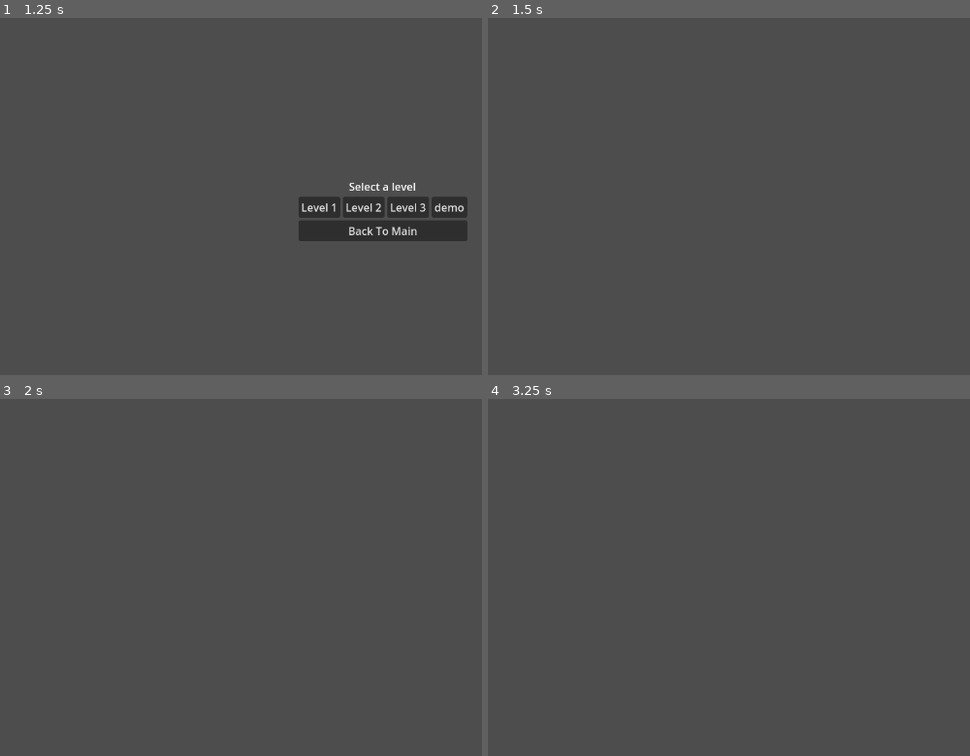
Above: before the commit, frames 1-4 (two rows, left to right).
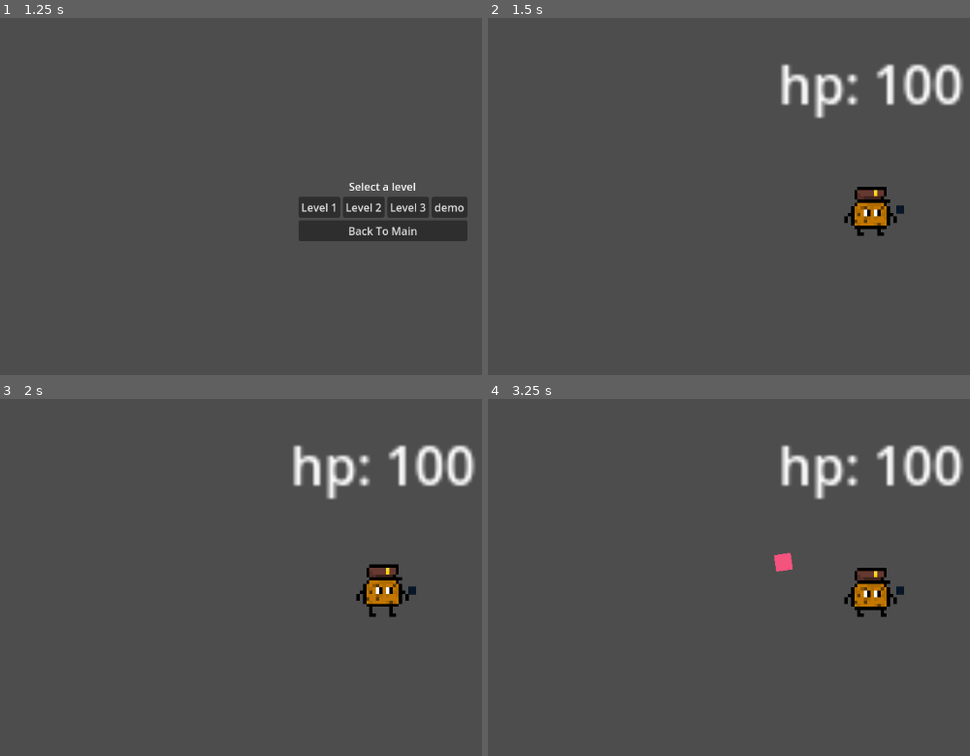
Above: after the commit, the same moments.

Repository: cyris115/Cookie-Kingdom
Game: Godot game, scene res://Scenes/UI/start_menu.tscn
Two runs of this game, one before a commit and one after it. Both use one fixed random seed, a clock stepped at 60 frames per second and the inputs below.
Inputs (mouse positions are in pixels of both pictures, inside the frame that each line leads up to):
- Up to frame 1 (1.25 s): click "Play Game" at 0.5 s
- Up to frame 2 (1.5 s): click "Level 2" at 1.25 s
- Up to frame 3 (2 s): no input
- Up to frame 4 (3.25 s): move the mouse to (outside the picture) at 2.02 s; hold D (right) 2.03-2.78 s; hold Shift (run) 2.03-2.78 s; move the mouse to (714, 613) at 2.77 s; hold S (down) from 2.78 s (still down); click (714, 613) at 2.85 s

Frame 1 is identical in both runs. In frame 2, 3.3% of the frame differs, in the area x 60-99%, y 12-62%; in frame 3, 3.4%; in frame 4, 3.5%, in the area x 59-99%, y 12-62%.

Commit message:
created level 2

Diff:
--- /dev/null
+++ b/Scenes/AssetScenes/game_manager.tscn
@@ -0,0 +1,6 @@
+[gd_scene load_steps=2 format=3 uid="uid://bu7ihgo18wf34"]
+
+[ext_resource type="Script" uid="uid://ch6as7d1ar1uc" path="res://Scripts/game_manager.gd" id="1_t4lmn"]
+
+[node name="GameManager" type="Node2D"]
+script = ExtResource("1_t4lmn")
--- a/Scenes/StoryLevels/level_1.tscn
+++ b/Scenes/StoryLevels/level_1.tscn
@@ -2,8 +2,8 @@
 
 [ext_resource type="PackedScene" uid="uid://ekqwt5fvn4wb" path="res://Scenes/UI/pause_menu.tscn" id="1_18hsn"]
 [ext_resource type="PackedScene" uid="uid://beatnjh15vfqp" path="res://Scenes/AssetScenes/Player.tscn" id="2_xvake"]
-[ext_resource type="Script" uid="uid://ch6as7d1ar1uc" path="res://Scenes/StoryLevels/game_manager.gd" id="3_lpic4"]
 [ext_resource type="PackedScene" uid="uid://cfh5cumsbc4np" path="res://Scenes/AssetScenes/BadguySpawner.tscn" id="4_hmqbi"]
+[ext_resource type="PackedScene" uid="uid://bu7ihgo18wf34" path="res://Scenes/AssetScenes/game_manager.tscn" id="4_mqumy"]
 
 [node name="level_1" type="Node2D"]
 
@@ -19,9 +19,6 @@
 
 [node name="CharacterBody2D" parent="." instance=ExtResource("2_xvake")]
 
-[node name="GameManager" type="Node2D" parent="."]
-script = ExtResource("3_lpic4")
-
 [node name="BadguySpawner" parent="." instance=ExtResource("4_hmqbi")]
 position = Vector2(-354, -190)
 
@@ -34,11 +31,13 @@
 [node name="BadguySpawner4" parent="." instance=ExtResource("4_hmqbi")]
 position = Vector2(469, -191)
 
+[node name="GameManager" parent="." instance=ExtResource("4_mqumy")]
+
+[connection signal="on_death" from="BadguySpawner" to="GameManager" method="_on_badguy_spawner_on_death"]
+[connection signal="on_death" from="BadguySpawner2" to="GameManager" method="_on_badguy_spawner_on_death"]
+[connection signal="on_death" from="BadguySpawner3" to="GameManager" method="_on_badguy_spawner_on_death"]
+[connection signal="on_death" from="BadguySpawner4" to="GameManager" method="_on_badguy_spawner_on_death"]
 [connection signal="wave_increase" from="GameManager" to="BadguySpawner" method="_on_game_manager_wave_increase"]
 [connection signal="wave_increase" from="GameManager" to="BadguySpawner2" method="_on_game_manager_wave_increase"]
 [connection signal="wave_increase" from="GameManager" to="BadguySpawner3" method="_on_game_manager_wave_increase"]
 [connection signal="wave_increase" from="GameManager" to="BadguySpawner4" method="_on_game_manager_wave_increase"]
-[connection signal="on_death" from="BadguySpawner" to="GameManager" method="_on_badguy_spawner_on_death"]
-[connection signal="on_death" from="BadguySpawner2" to="GameManager" method="_on_badguy_spawner_on_death"]
-[connection signal="on_death" from="BadguySpawner3" to="GameManager" method="_on_badguy_spawner_on_death"]
-[connection signal="on_death" from="BadguySpawner4" to="GameManager" method="_on_badguy_spawner_on_death"]
--- a/Scenes/StoryLevels/level_2.tscn
+++ b/Scenes/StoryLevels/level_2.tscn
@@ -1,6 +1,9 @@
-[gd_scene load_steps=2 format=3 uid="uid://c057004t8msup"]
+[gd_scene load_steps=5 format=3 uid="uid://c057004t8msup"]
 
 [ext_resource type="PackedScene" uid="uid://ekqwt5fvn4wb" path="res://Scenes/UI/pause_menu.tscn" id="1_odbmj"]
+[ext_resource type="PackedScene" uid="uid://beatnjh15vfqp" path="res://Scenes/AssetScenes/Player.tscn" id="2_5bw68"]
+[ext_resource type="PackedScene" uid="uid://cfh5cumsbc4np" path="res://Scenes/AssetScenes/BadguySpawner.tscn" id="3_e6fi3"]
+[ext_resource type="PackedScene" uid="uid://bu7ihgo18wf34" path="res://Scenes/AssetScenes/game_manager.tscn" id="3_sswqb"]
 
 [node name="level_2" type="Node2D"]
 
@@ -13,3 +16,38 @@
 anchor_top = 0.5
 anchor_right = 0.5
 anchor_bottom = 0.5
+
+[node name="CharacterBody2D" parent="." instance=ExtResource("2_5bw68")]
+
+[node name="GameManager" parent="." instance=ExtResource("3_sswqb")]
+
+[node name="BadguySpawner" parent="." instance=ExtResource("3_e6fi3")]
+position = Vector2(1016, 546)
+
+[node name="BadguySpawner2" parent="." instance=ExtResource("3_e6fi3")]
+position = Vector2(-676, -694)
+
+[node name="BadguySpawner3" parent="." instance=ExtResource("3_e6fi3")]
+position = Vector2(-622, -92)
+
+[node name="BadguySpawner4" parent="." instance=ExtResource("3_e6fi3")]
+position = Vector2(-575, 546)
+
+[node name="BadguySpawner5" parent="." instance=ExtResource("3_e6fi3")]
+position = Vector2(1079, -116)
+
+[node name="BadguySpawner6" parent="." instance=ExtResource("3_e6fi3")]
+position = Vector2(1051, -609)
+
+[connection signal="wave_increase" from="GameManager" to="BadguySpawner" method="_on_game_manager_wave_increase"]
+[connection signal="wave_increase" from="GameManager" to="BadguySpawner2" method="_on_game_manager_wave_increase"]
+[connection signal="wave_increase" from="GameManager" to="BadguySpawner3" method="_on_game_manager_wave_increase"]
+[connection signal="wave_increase" from="GameManager" to="BadguySpawner4" method="_on_game_manager_wave_increase"]
+[connection signal="wave_increase" from="GameManager" to="BadguySpawner5" method="_on_game_manager_wave_increase"]
+[connection signal="wave_increase" from="GameManager" to="BadguySpawner6" method="_on_game_manager_wave_increase"]
+[connection signal="on_death" from="BadguySpawner" to="GameManager" method="_on_badguy_spawner_on_death"]
+[connection signal="on_death" from="BadguySpawner2" to="GameManager" method="_on_badguy_spawner_on_death"]
+[connection signal="on_death" from="BadguySpawner3" to="GameManager" method="_on_badguy_spawner_on_death"]
+[connection signal="on_death" from="BadguySpawner4" to="GameManager" method="_on_badguy_spawner_on_death"]
+[connection signal="on_death" from="BadguySpawner5" to="GameManager" method="_on_badguy_spawner_on_death"]
+[connection signal="on_death" from="BadguySpawner6" to="GameManager" method="_on_badguy_spawner_on_death"]
--- a/Scenes/StoryLevels/game_manager.gd
+++ b/Scripts/game_manager.gd
@@ -2,6 +2,7 @@
 
 var kills := 0
 var wave := 1
+var level := 1
 signal wave_increase
 
 func _on_badguy_spawner_on_death() -> void:
@@ -15,4 +16,8 @@
 		wave_increase.emit()
 		kills = 0
 	elif wave == 3 and kills >= 20:
-		get_tree().change_scene_to_file("res://Scenes/StoryLevels/level_2.tscn")
+		level += 1
+		if level == 4:
+			get_tree().change_scene_to_file("res://Scenes/StoryLevels/test_scene.tscn") #Replace with credits or whatever
+		else:
+			get_tree().change_scene_to_file("res://Scenes/StoryLevels/level_" + str(level) + ".tscn")
Renamed: Scenes/StoryLevels/game_manager.gd.uid -> Scripts/game_manager.gd.uid
